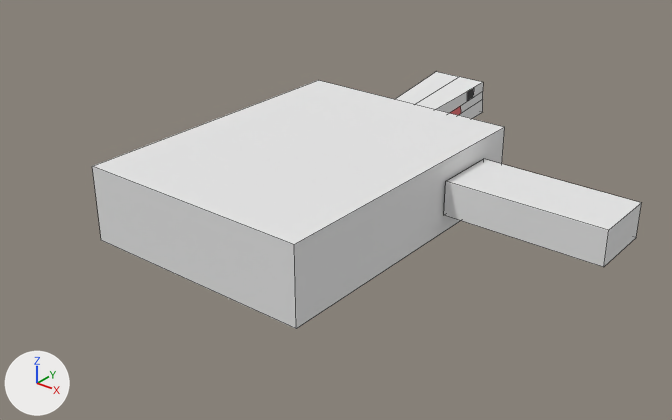
Before and after pictures for a commit that changed the Blender file Assets/- Models/Turtle.blend.
The view is the same before and after, from a camera (50 mm lens) standing at (4.44, -5.2, 3.48) and looking at (0.23, 0.05, 0.22). Every picture has the same lights, and +X, +Y and +Z are marked at lower left. Mesh edges are drawn as thin lines.

Objects in the first picture: 'Front-Paw-R', 'Shell', 'Shell.001'.
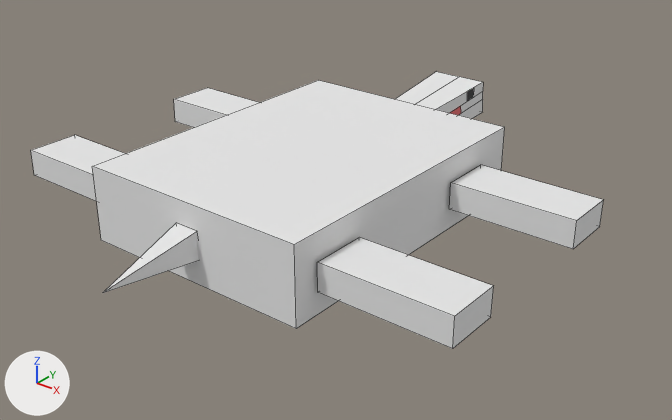
Commit message: Turtle complete

Location of each change, [x1, y1, x2, y2] in pixels of the pictures (672 x 420 px):
'Front-Paw-R', mesh rescaled (22% narrower, 22% shorter): before [444, 159, 641, 267]; after [449, 165, 603, 249]
'Rear-Paw-R', added: after [317, 237, 494, 349]
'Rear-Paw-L', added: after [31, 135, 125, 201]
'Tail', added: after [103, 223, 198, 293]
'Front-Paw-L', added: after [174, 88, 260, 128]

What changed in the scene script:
```text
Change me_cube_001:
    where me_cube_001.from_pydata(...)  # 8 vertices, 6 faces; spans x -0.068..1.253, y -0.289..0.279, z -0.144..0.144
    used by ob_front_paw_r; parent = ob_shell; location = (1.085, 0.704, 0.417)
    me_cube_001 part 1: the whole mesh is scaled about its middle by 0.792, then moved by (-0.126, 0.0, 0.0)
Add me_cube_006:
    me_cube_006.from_pydata(...)  # a box spanning x -0.058..0.989, y -0.23..0.22, z -0.114..0.114
    me_cube_006.materials.append(mat_skin)  # white #e7e7e7
Add me_cube_007:
    me_cube_007.from_pydata(...)  # a box spanning x -0.952..0.095, y -0.23..0.22, z -0.114..0.114
    me_cube_007.materials.append(mat_skin)  # white #e7e7e7
Add me_cube_009:
    me_cube_009.from_pydata([(0.43, 0.03, -0.31), (-0.45, 0.03, -0.31), (0.43, 0.0, 0.67), (-0.45, 0.0, 0.67), (-0.01, -3.23, 0.23)], [], [(3, 1, 4), (1, 0, 4), (2, 3, 4), (0, 2, 4), (1, 3, 2, 0)])
    me_cube_009.materials.append(mat_skin)  # white #e7e7e7
Add ob_rear_paw_r:
    ob_rear_paw_r = bpy.data.objects.new('Rear-Paw-R', me_cube_006)
    ob_rear_paw_r.parent = ob_shell
    ob_rear_paw_r.location = (1.085, -0.906, 0.417)
Add ob_rear_paw_l:
    ob_rear_paw_l = bpy.data.objects.new('Rear-Paw-L', me_cube_007)
    ob_rear_paw_l.parent = ob_shell
    ob_rear_paw_l.location = (-1.116, -0.923, 0.417)
Add ob_front_paw_l:
    ob_front_paw_l = bpy.data.objects.new('Front-Paw-L', me_cube_007.copy())
    ob_front_paw_l.parent = ob_shell
    ob_front_paw_l.location = (-1.149, 0.704, 0.417)
Add ob_tail:
    ob_tail = bpy.data.objects.new('Tail', me_cube_009)
    ob_tail.parent = ob_shell
    ob_tail.location = (0.0, -1.307, 0.374)
    ob_tail.rotation_euler = (0.0963, 0.0, 0.0)  # degrees (5.5, 0, 0)
    ob_tail.scale = (0.239, 0.239, 0.239)
```
